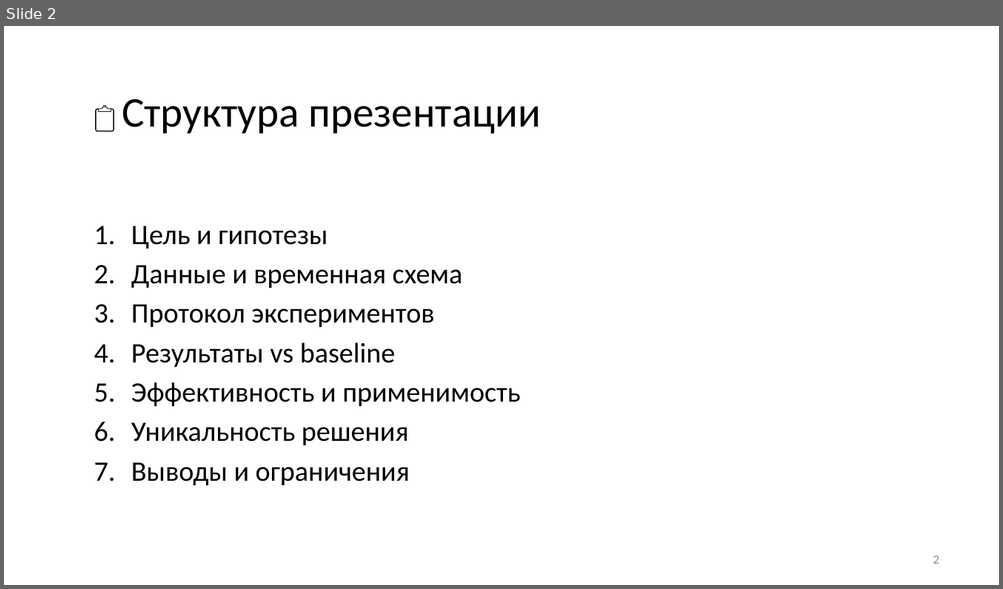
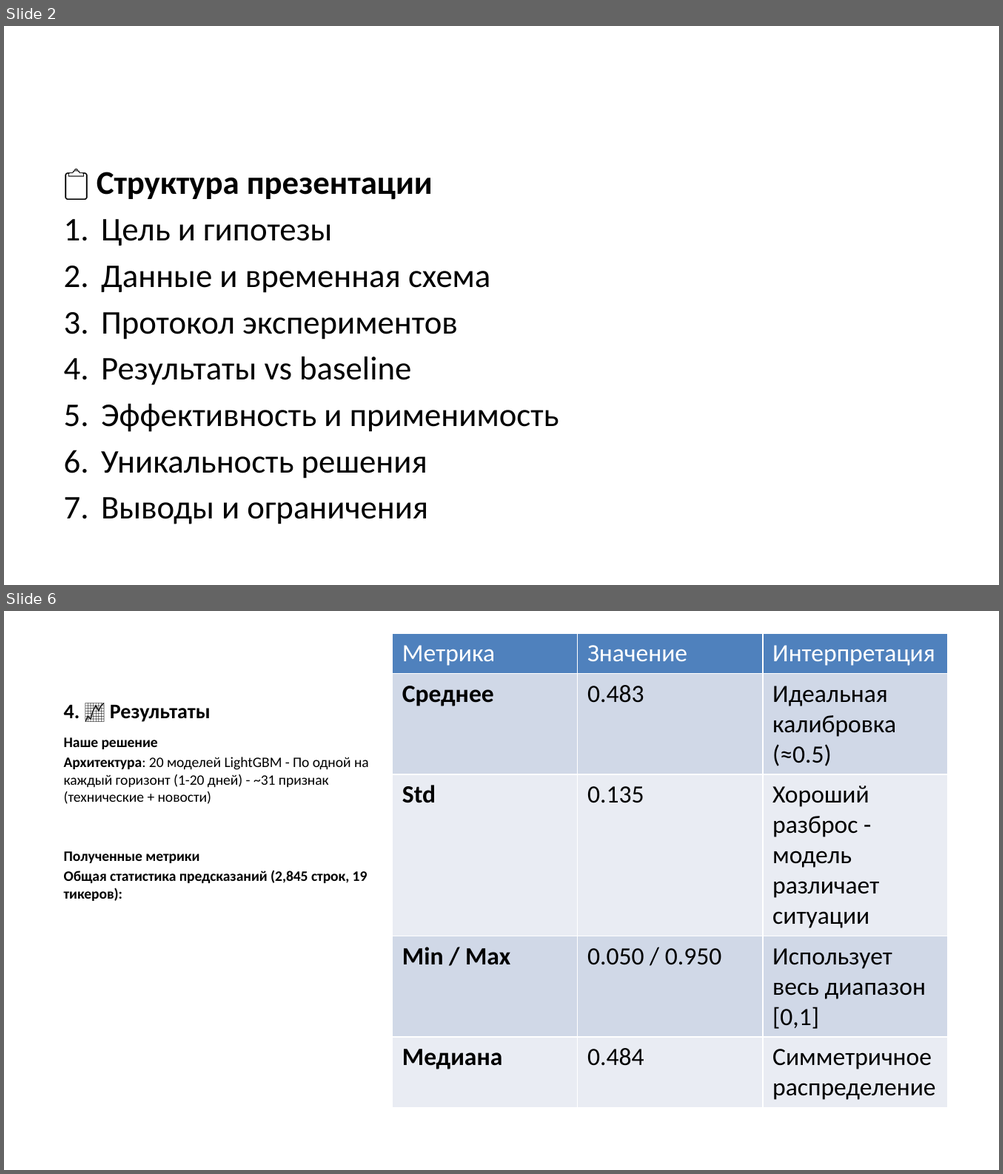
Before and after one commit to sokanaid/finnam-forecast-pulsetech, a slide deck: PITCH_PRESENTATION.pptx. Shown one above the other, each under a label of ours: slide 2 before the commit, slides 2 and 6 after it; the slides between them are not shown. The pictures are 1003x589 and 1003x1174 pixels, drawn with LibreOffice and Linux fonts; fonts in the diff are those of the drawing. Boxes give left, top, right and bottom in pixels: in the first picture for what was removed or moved away, otherwise in the second. Text is boxed around its words. In the diff, an @@ line names an element or a change of style, - is before the commit and + after.

```diff
--- a/PITCH_PRESENTATION.pptx
+++ b/PITCH_PRESENTATION.pptx
@@ slide 6 added at (4, 611, 999, 1170), background #FFFFFF @@
@@ table added at (392, 633, 947, 1109), 5 rows, 3 columns @@
+Метрика | Значение | Интерпретация
+Среднее | 0.483 | Идеальная калибровка (≈0.5)
+Std | 0.135 | Хороший разброс - модель различает ситуации
+Min / Max | 0.050 / 0.950 | Использует весь диапазон [0,1]
+Медиана | 0.484 | Симметричное распределение
@@ title added at (64, 704, 210, 722), 15 pt, text #000000, bold @@
+4. 📈 Результаты
@@ text added at (64, 738, 369, 901), 10.5 pt, text #000000, bold @@
+Наше решение
+Архитектура: 20 моделей LightGBM - По одной на каждый горизонт (1-20 дней) - ~31 признак (технические + новости)
+Полученные метрики
+Общая статистика предсказаний (2,845 строк, 19 тикеров):
@@ slide 2 changed as well @@
@@ text "📋 Структура презентации": place and size @@
-text "📋 Структура презентации" at (122, 99, 540, 486)
+text "📋 Структура презентации" at (96, 172, 559, 525)
@@ text "📋 Структура презентации" at (96, 172, 559, 525): size 20.4 to 24 pt in "📋", "Цель и гипотезы", "Данные и временная схема", "Протокол экспериментов" and 4 more places; size 30.6 to 24 pt, bold on in "Структура презентации" @@
@@ page number removed at (933, 556, 939, 564) @@
-2
```
Also in this commit, not shown: 8 other slides changed, 7 other slides added, 4 slides removed, 1 other file.
